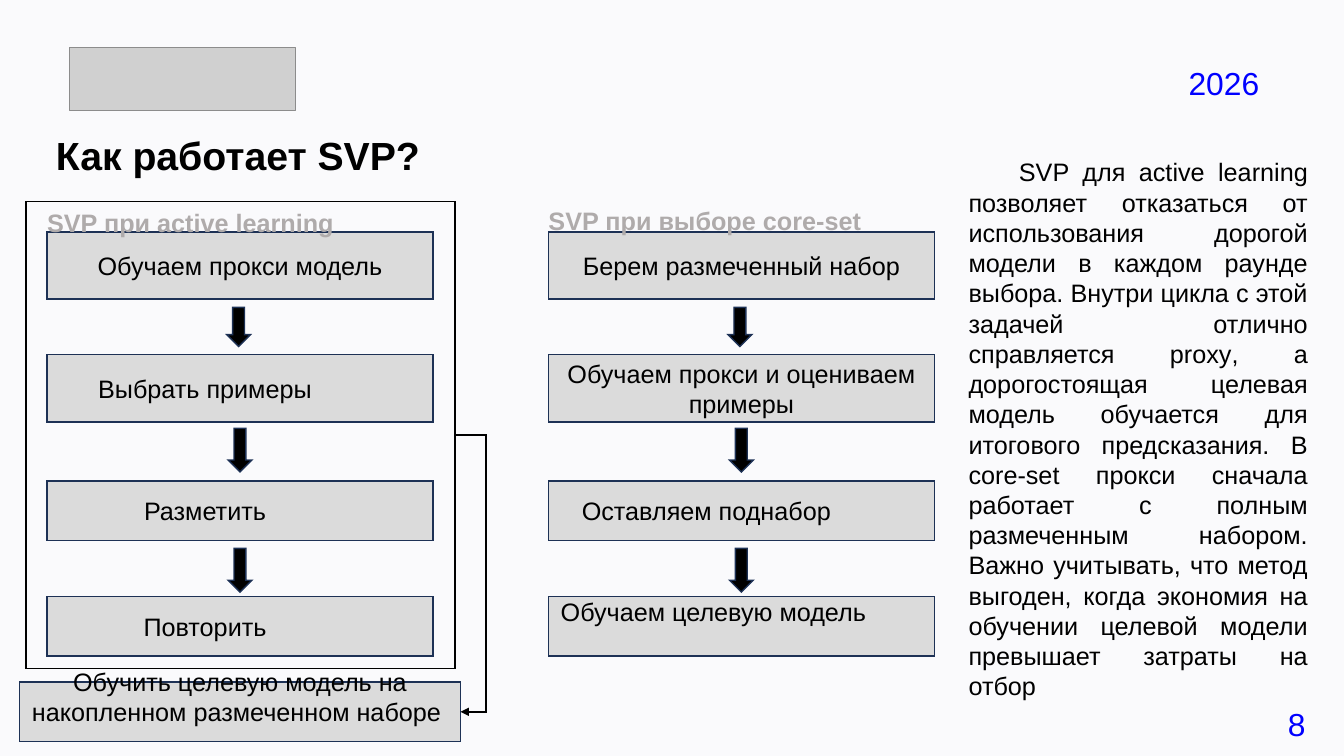
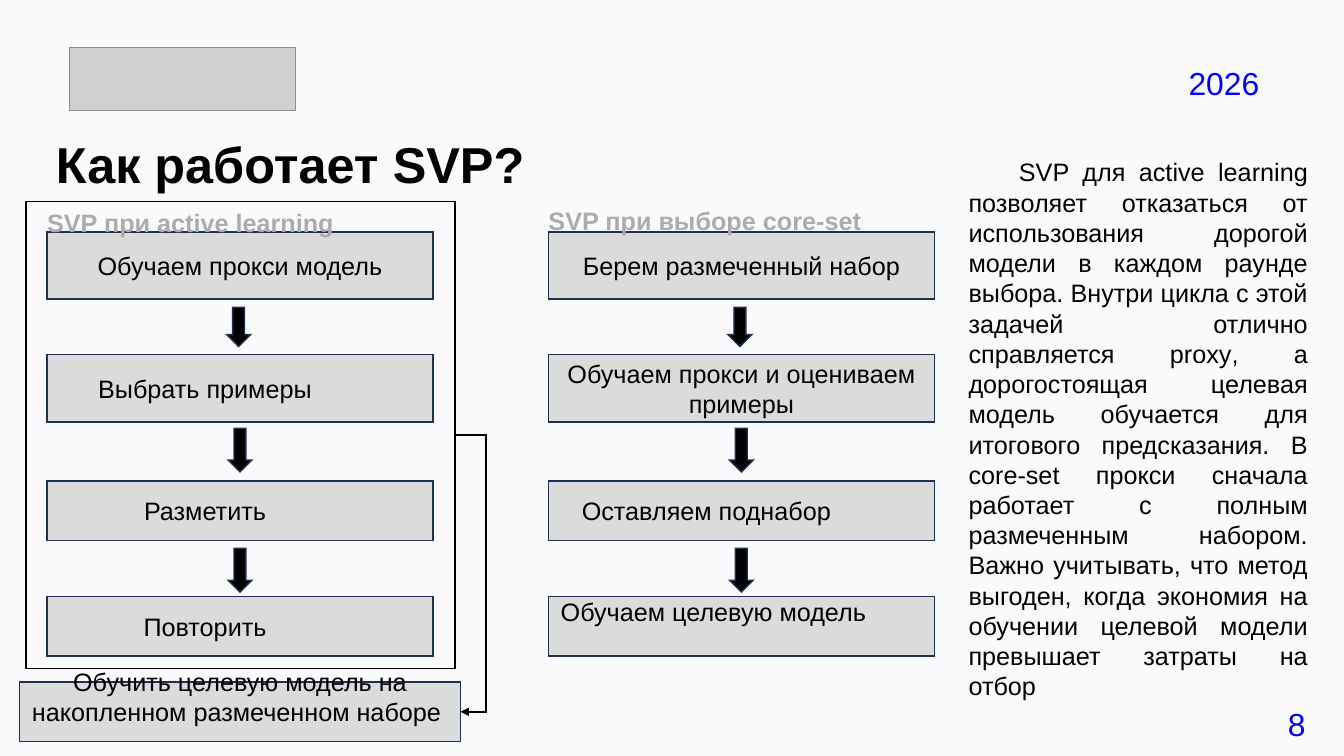
Before and after one commit to anvs11/AITH_Efficient_NN, a slide deck: slide 8 of hw2/Selection_via_proxy.pptx. Drawn at 1344x756 pixels with LibreOffice and Linux fonts; fonts in the diff are those of the drawing; grey boxes stand for pictures. Boxes give left, top, right and bottom in pixels: in the first picture for what was removed or moved away, otherwise in the second. Text is boxed around its words. In the diff, an @@ line names an element or a change of style, - is before the commit and + after.

Commit message:
correct pptx file

```diff
--- a/hw2/Selection_via_proxy.pptx
+++ b/hw2/Selection_via_proxy.pptx
@@ text "Как работает SVP?" at box(56, 146, 525, 192): size 28 to 36 pt @@
```
